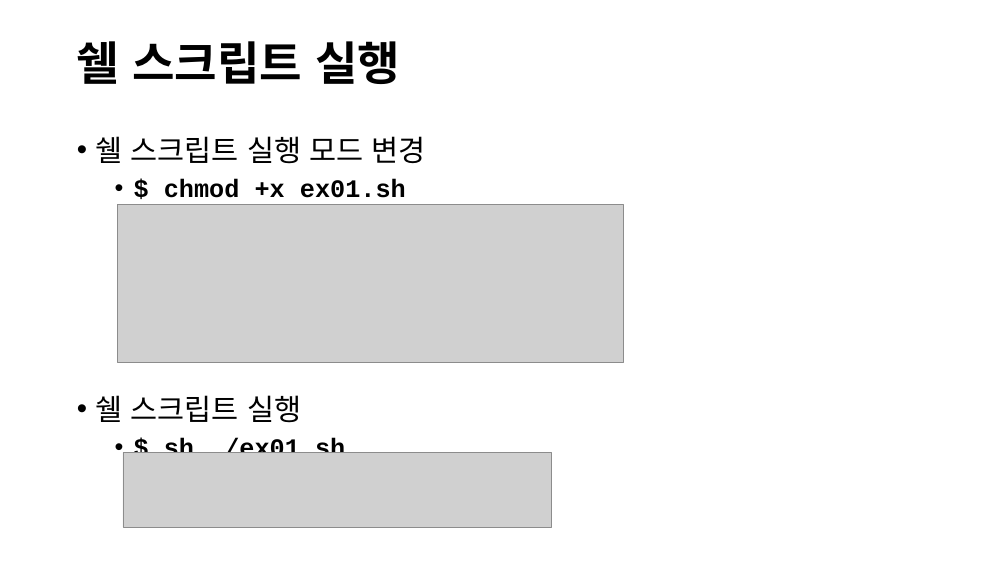
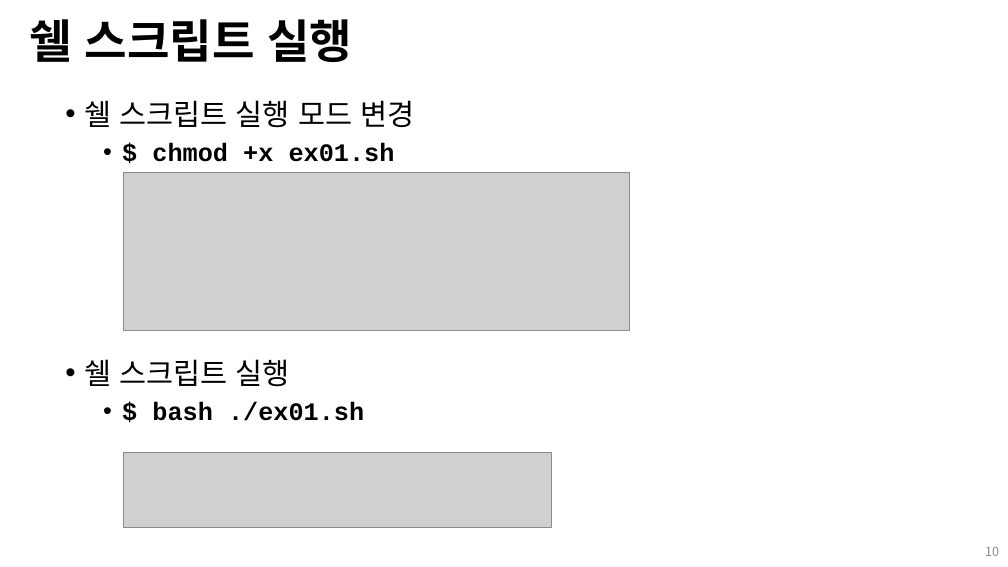
Before and after one commit to Open-Source-Programming/OpenSource-Lec, a slide deck: slide 10 of 03-shell_script_1.pptx. Drawn at 1008x567 pixels with LibreOffice and Linux fonts; fonts in the diff are those of the drawing; grey boxes stand for pictures; background and template pictures are left out. Boxes give left, top, right and bottom in pixels: in the first picture for what was removed or moved away, otherwise in the second. Text is boxed around its words. In the diff, an @@ line names an element or a change of style, - is before the commit and + after.

```diff
--- a/03-shell_script_1.pptx
+++ b/03-shell_script_1.pptx
@@ title "쉘 스크립트 실행": place and size @@
-title "쉘 스크립트 실행" at <box>77,41,400,84</box>
+title "쉘 스크립트 실행" at <box>29,19,352,62</box>
@@ text "쉘 스크립트 실행 모드 변경": place and size @@
-text "쉘 스크립트 실행 모드 변경" at <box>96,136,426,453</box>
+text "쉘 스크립트 실행 모드 변경" at <box>84,100,414,421</box>
@@ picture: place and size @@
-picture at <box>118,205,625,362</box>
+picture at <box>123,173,630,330</box>
@@ text at <box>152,402,364,421</box>: text changed @@
-  • $ sh ./ex01.sh
+  • $ bash ./ex01.sh
@@ page number added at <box>985,547,999,556</box>, 12 pt, text #8C8C8C @@
+10
```
Also in this commit, not shown: 11 other slides changed, 20 slides added, 9 other files.
